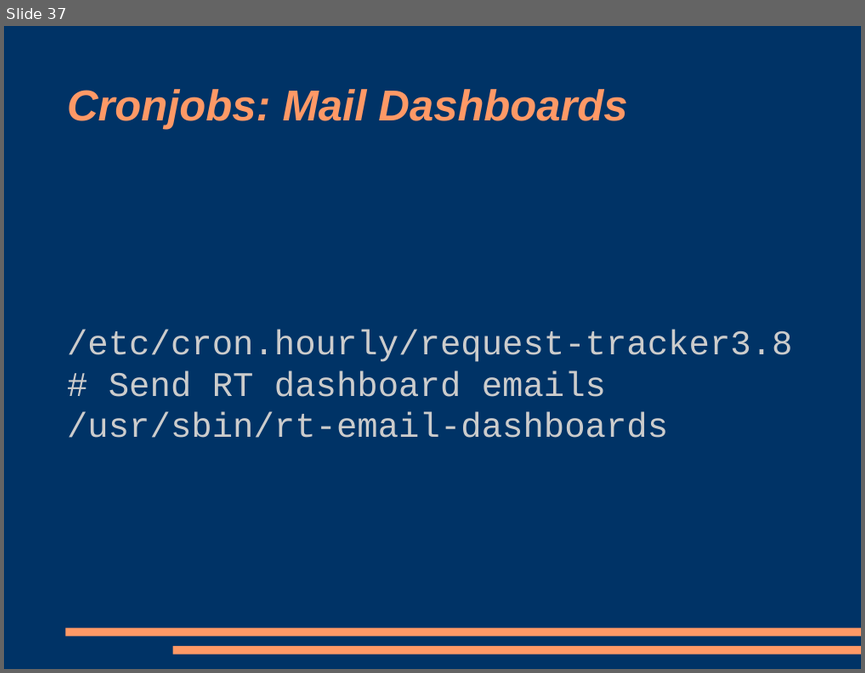
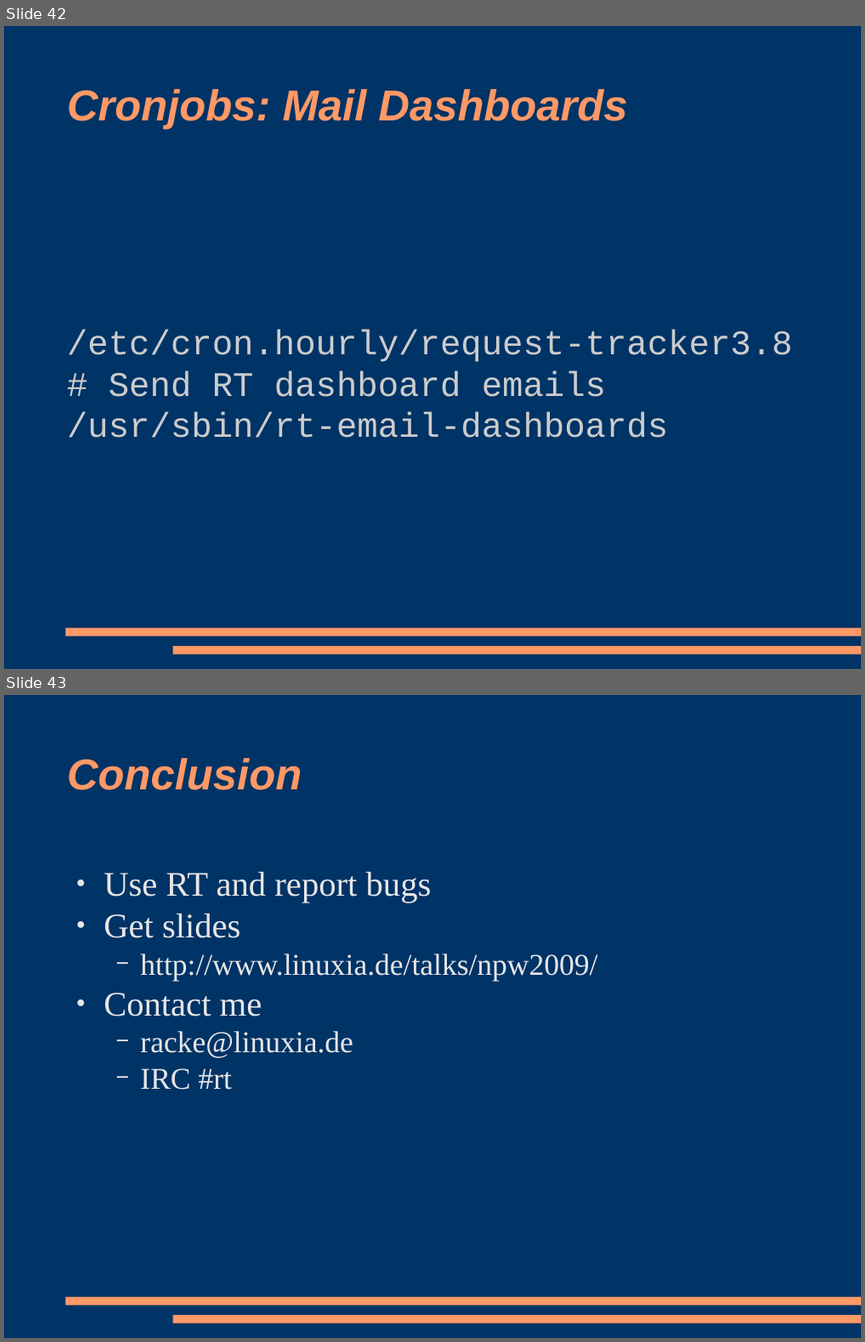
Before and after one commit to racke/Presentations, a slide deck: npw2009/rt38.odp. Shown one above the other, each under a label of ours: slide 37 before the commit, slides 42 and 43 after it. The pictures are 865x673 and 865x1342 pixels, drawn with LibreOffice and Linux fonts; fonts in the diff are those of the drawing. Boxes give left, top, right and bottom in pixels: in the first picture for what was removed or moved away, otherwise in the second. Text is boxed around its words. In the diff, an @@ line names an element or a change of style, - is before the commit and + after.

```diff
--- a/npw2009/rt38.odp
+++ b/npw2009/rt38.odp
@@ slide 43 added at bbox=[4, 695, 861, 1338], background #003366; not listed: 2 template elements that a slide beside it also shows @@
@@ title added at bbox=[67, 758, 302, 790], 40 pt, text #FF9966, bold, italic @@
+Conclusion
@@ text added at bbox=[103, 871, 597, 1089], 28 pt, text #E6E6E6 @@
+● Use RT and report bugs
+● Get slides
+  − http://www.linuxia.de/talks/npw2009/
+● Contact me
+  − racke@linuxia.de
+  − IRC #rt
@@ what was slide 37 is now slide 42 @@
```
Also in this commit, not shown: 4 slides changed, 3 other slides added, 2 slides removed, 1 other file.
